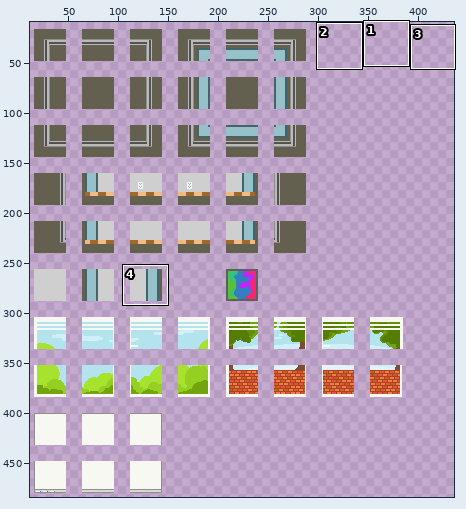
One commit to this sprite sheet: game/sprites/tilemap.png. Above: a wide view before the commit, with the close-up outlined.
Close-up. Before the edit:
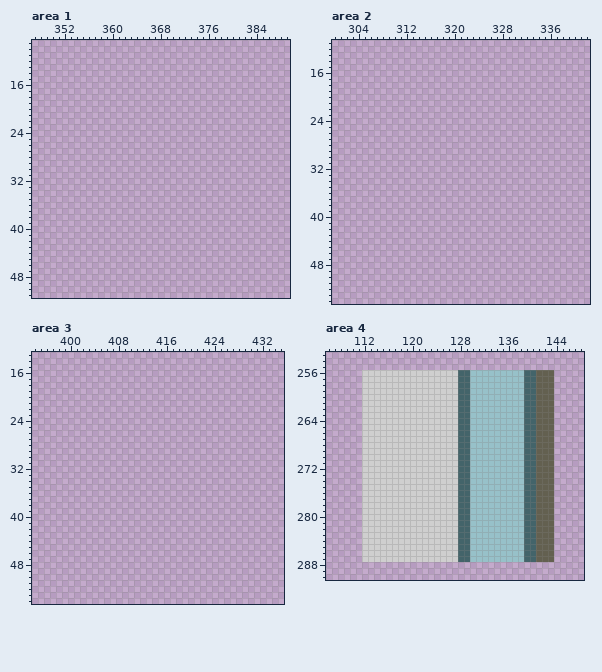
The file is 512x512 pixels. Colours within 5 levels of each other are drawn and written as one. Shown: area 1: x 347..389, y 9..51; area 2: x 300..342, y 11..54; area 3: x 394..435, y 13..54; area 4: x 106..148, y 253..290. The wide view leaves out empty margins.
The result:
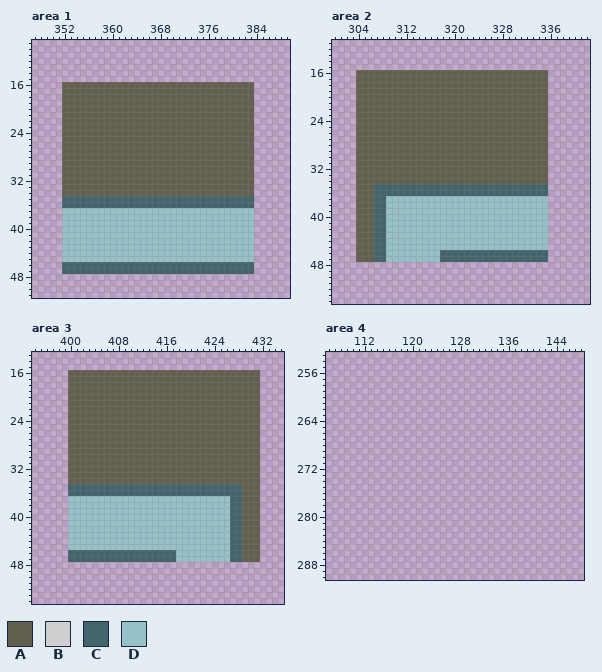
Palette (. is transparent): A #636050  B #cfcfcf  C #43646a  D #97c1c9
Changes in this commit:
Area 1:
y 16..34: x 352..383 ................................ -> AAAAAAAAAAAAAAAAAAAAAAAAAAAAAAAA
y 35..36: x 352..383 ................................ -> CCCCCCCCCCCCCCCCCCCCCCCCCCCCCCCC
y 37..45: x 352..383 ................................ -> DDDDDDDDDDDDDDDDDDDDDDDDDDDDDDDD
y 46..47: x 352..383 ................................ -> CCCCCCCCCCCCCCCCCCCCCCCCCCCCCCCC
Area 2:
y 16..34: x 304..335 ................................ -> AAAAAAAAAAAAAAAAAAAAAAAAAAAAAAAA
y 35..36: x 304..335 ................................ -> AAACCCCCCCCCCCCCCCCCCCCCCCCCCCCC
y 37..45: x 304..335 ................................ -> AAACCDDDDDDDDDDDDDDDDDDDDDDDDDDD
y 46..47: x 304..335 ................................ -> AAACCDDDDDDDDDCCCCCCCCCCCCCCCCCC
Area 3:
y 16..34: x 400..431 ................................ -> AAAAAAAAAAAAAAAAAAAAAAAAAAAAAAAA
y 35..36: x 400..431 ................................ -> CCCCCCCCCCCCCCCCCCCCCCCCCCCCCAAA
y 37..45: x 400..431 ................................ -> DDDDDDDDDDDDDDDDDDDDDDDDDDDCCAAA
y 46..47: x 400..431 ................................ -> CCCCCCCCCCCCCCCCCCDDDDDDDDDCCAAA
Area 4:
y 256..287: x 112..143 BBBBBBBBBBBBBBBBCCDDDDDDDDDCCAAA -> ................................
Changed places in both close-ups, as pixel boxes (x1, y1, x2, y2):
added: (62, 82, 254, 274)
added: (356, 70, 548, 262)
added: (68, 370, 260, 562)
erased: (362, 370, 554, 562)
